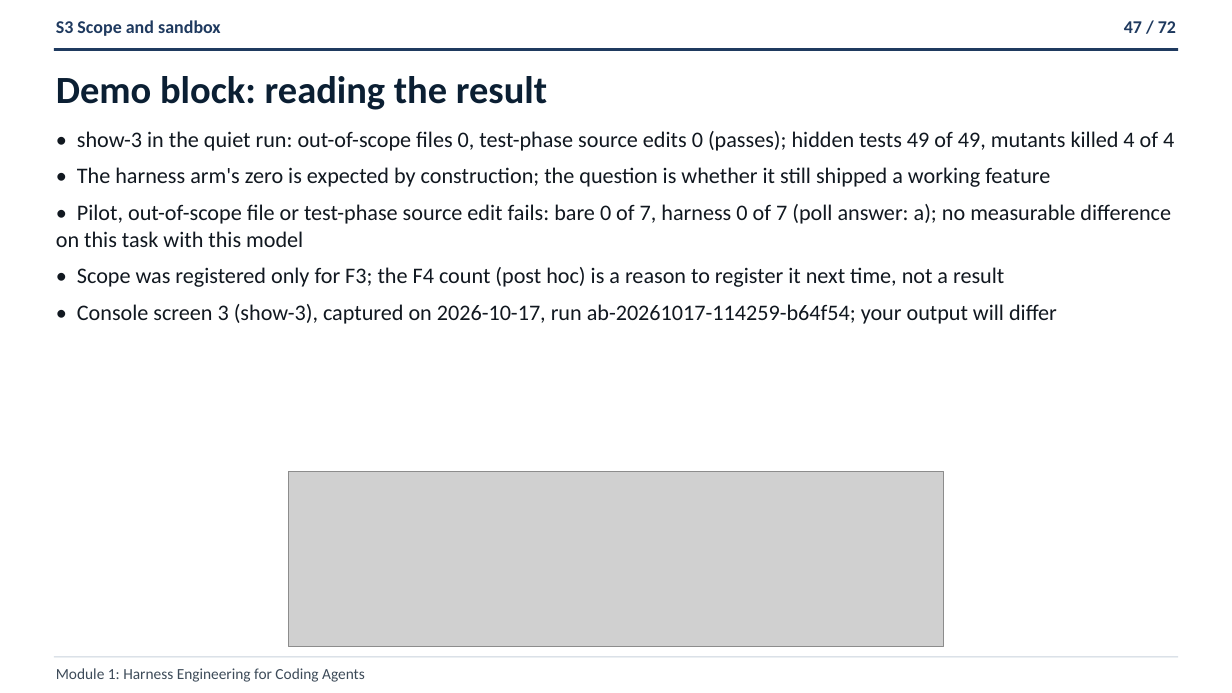
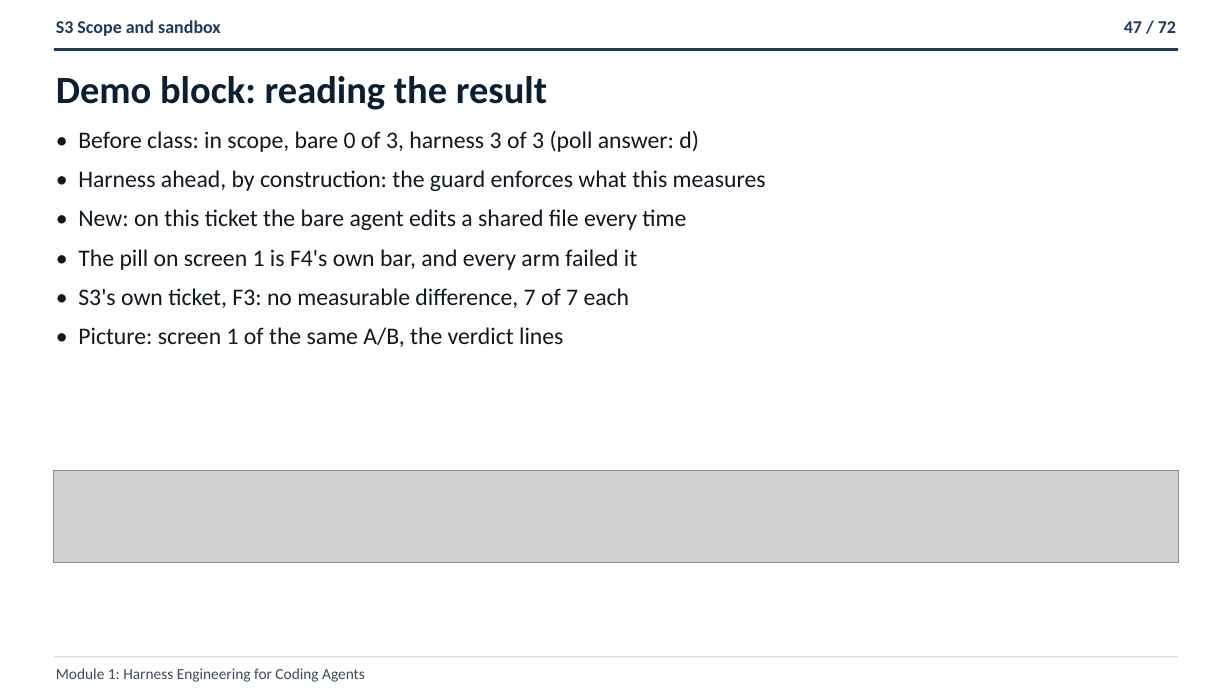
Before and after one commit to ANI-IN/shipharness-dev, a slide deck: slide 47 of slides/deck.pptx. Drawn at 1232x693 pixels with LibreOffice and Linux fonts; fonts in the diff are those of the drawing; grey boxes stand for pictures. Boxes give left, top, right and bottom in pixels: in the first picture for what was removed or moved away, otherwise in the second. Text is boxed around its words. In the diff, an @@ line names an element or a change of style, - is before the commit and + after.

```diff
--- a/slides/deck.pptx
+++ b/slides/deck.pptx
@@ text at <box>78,131,766,347</box>: text changed; size 17.2 to 18.4 pt @@
-• show-3 in the quiet run: out-of-scope files 0, test-phase source edits 0 (passes); hidden tests 49 of 49, mutants killed 4 of 4
-• The harness arm's zero is expected by construction; the question is whether it still shipped a working feature
-• Pilot, out-of-scope file or test-phase source edit fails: bare 0 of 7, harness 0 of 7 (poll answer: a); no measurable difference on this task with this model
-• Scope was registered only for F3; the F4 count (post hoc) is a reason to register it next time, not a result
-• Console screen 3 (show-3), captured on 2026-10-17, run ab-20261017-114259-b64f54; your output will differ
+• Before class: in scope, bare 0 of 3, harness 3 of 3 (poll answer: d)
+• Harness ahead, by construction: the guard enforces what this measures
+• New: on this ticket the bare agent edits a shared file every time
+• The pill on screen 1 is F4's own bar, and every arm failed it
+• S3's own ticket, F3: no measurable difference, 7 of 7 each
+• Picture: screen 1 of the same A/B, the verdict lines
@@ picture: place and size @@
-picture at <box>288,471,945,647</box>
+picture at <box>54,470,1178,563</box>
```
Also in this commit, not shown: 67 other slides changed, 12 other files.
